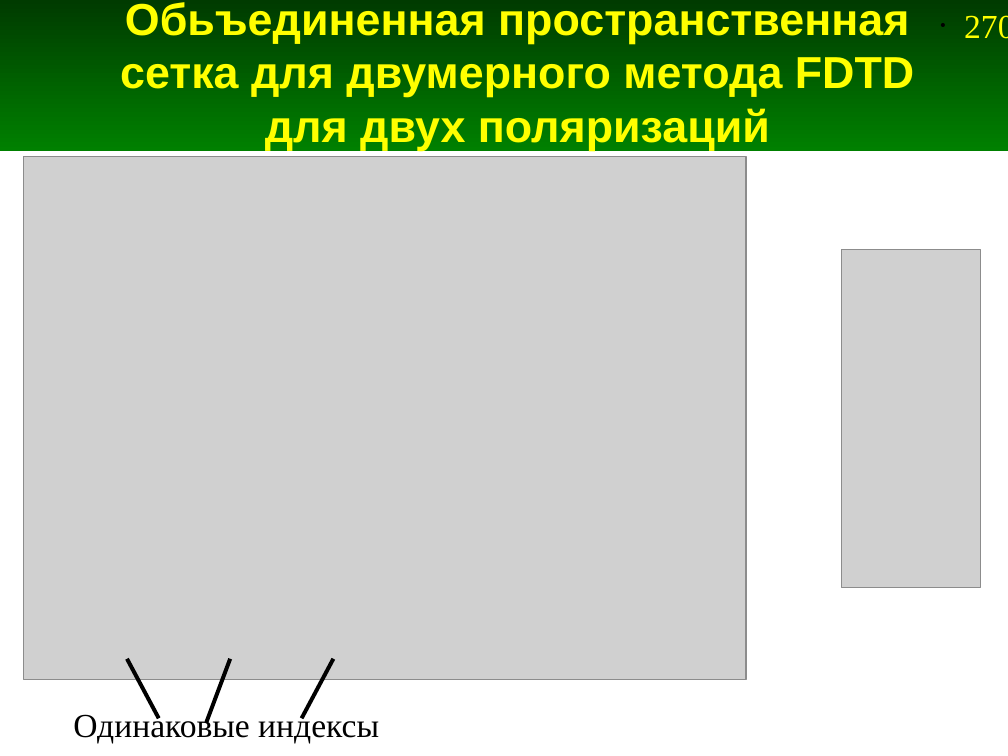
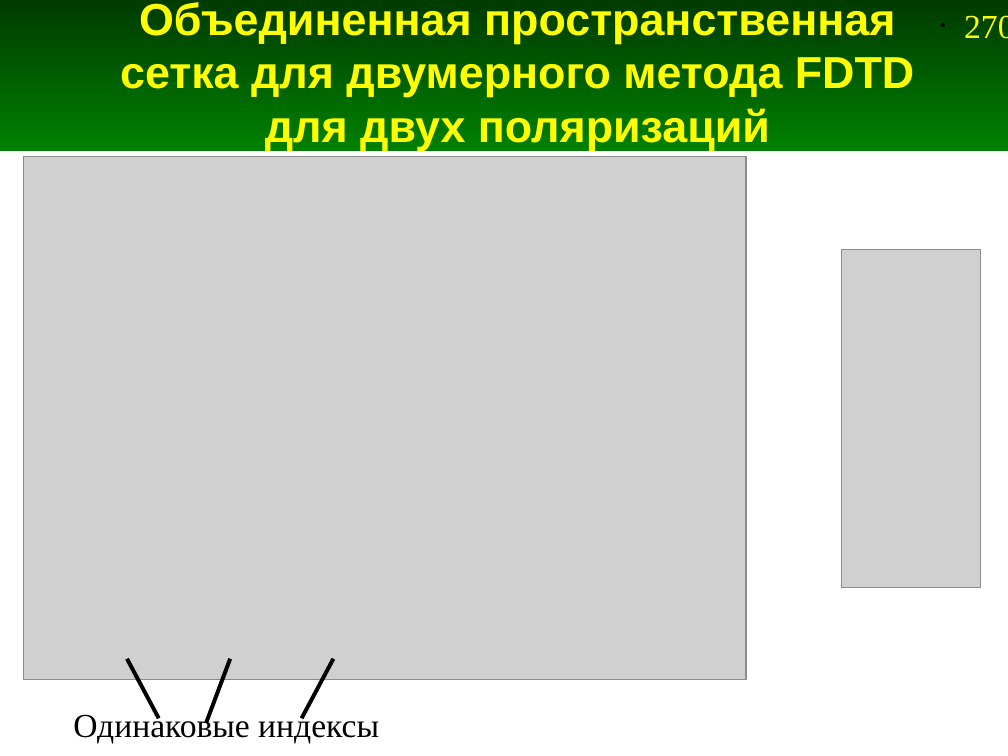
Before and after one commit to andris0147sv/modelling, a slide deck: slide 270 of presentations/2. FDTD.odp. Drawn at 1008x756 pixels with LibreOffice and Linux fonts; fonts in the diff are those of the drawing; grey boxes stand for pictures. Boxes give left, top, right and bottom in pixels: in the first picture for what was removed or moved away, otherwise in the second. Text is boxed around its words. In the diff, an @@ line names an element or a change of style, - is before the commit and + after.

```diff
--- a/presentations/2. FDTD.odp
+++ b/presentations/2. FDTD.odp
@@ title at [120,2,914,151]: text changed @@
-Обьъединенная пространственная сетка для двумерного метода FDTD для двух поляризаций
+Объединенная пространственная сетка для двумерного метода FDTD для двух поляризаций
```
Also in this commit, not shown: 2 other slides changed, 2 slides added, 2 slides removed, 9 other files.
